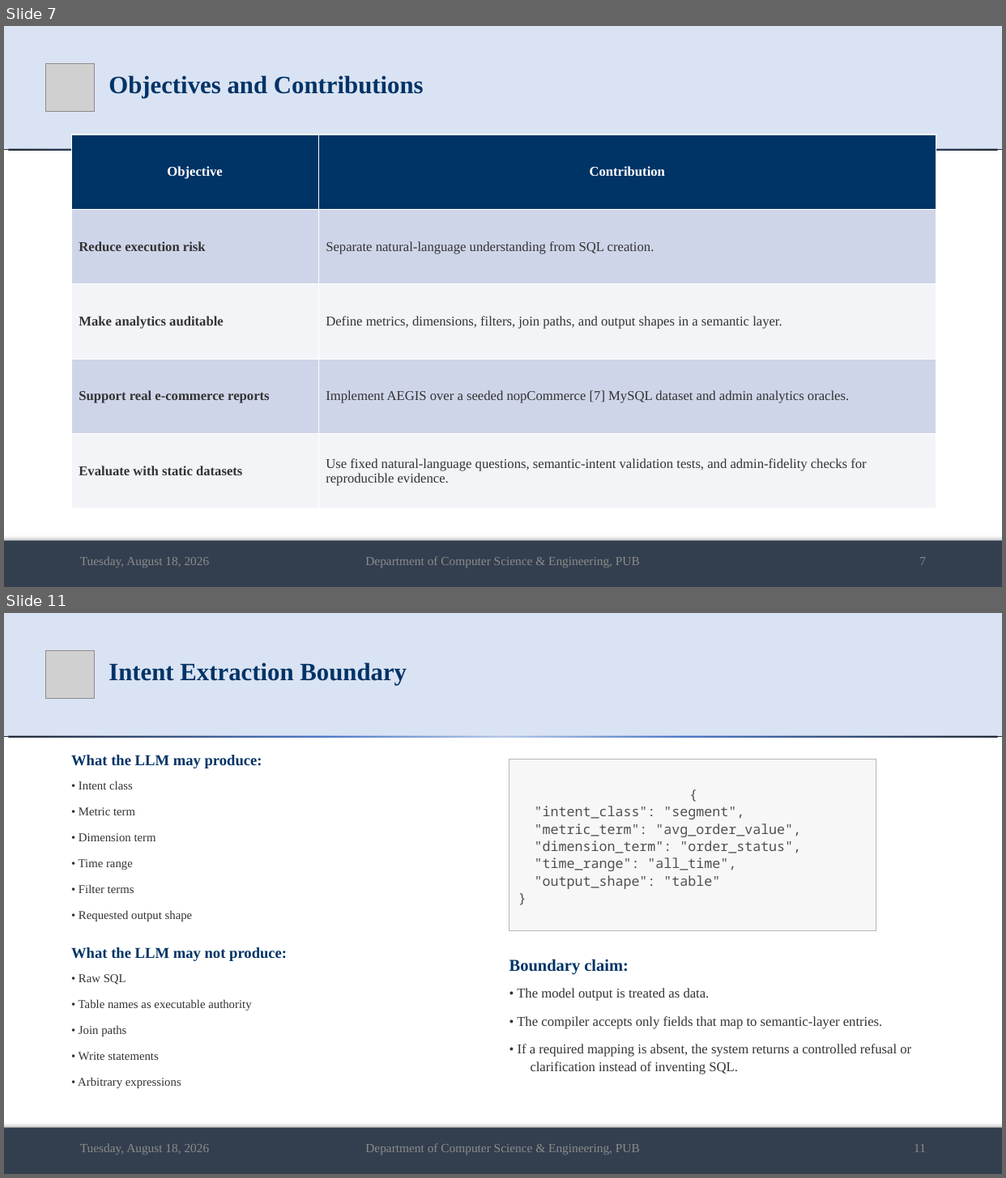
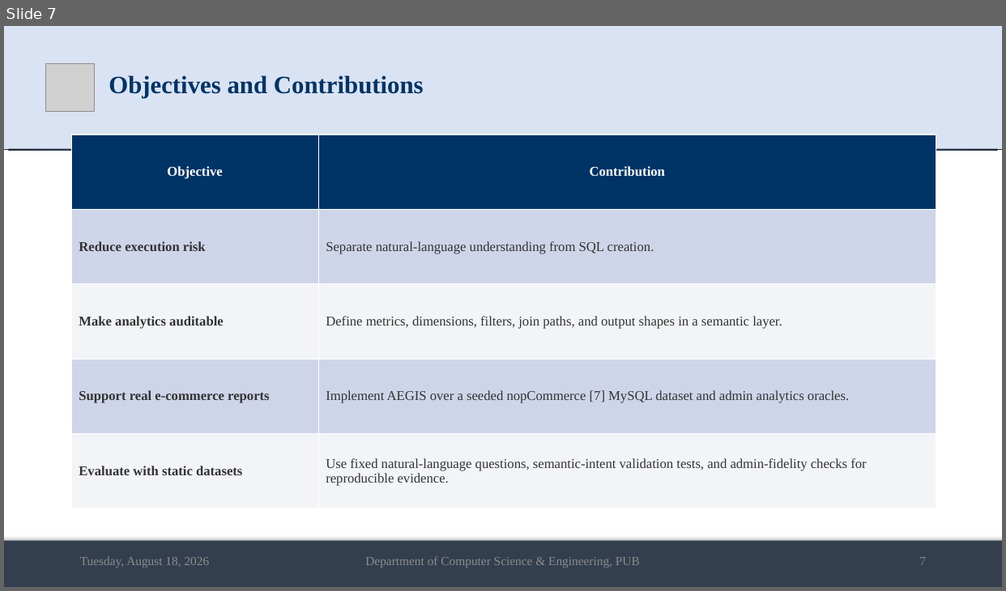
Before and after one commit to md-riaz/AEGIS-Research, a slide deck: docs/scripts/Md_Riaz_Final_Defense_0322310105101024.pptx. Shown one above the other, each under a label of ours: slides 7 and 11 before the commit, slide 7 after it; the slides between them are not shown. The pictures are 1006x1178 and 1006x591 pixels, drawn with LibreOffice and Linux fonts; fonts in the diff are those of the drawing; grey boxes stand for pictures. Boxes give left, top, right and bottom in pixels: in the first picture for what was removed or moved away, otherwise in the second. Text is boxed around its words. In the diff, an @@ line names an element or a change of style, - is before the commit and + after.

```diff
--- a/docs/scripts/Md_Riaz_Final_Defense_0322310105101024.pptx
+++ b/docs/scripts/Md_Riaz_Final_Defense_0322310105101024.pptx
@@ slide 11 removed at (x1=4, y1=613, x2=1002, y2=1174), background #FFFFFF @@
@@ rectangle removed at (x1=4, y1=613, x2=1002, y2=736) @@
@@ picture removed at (x1=46, y1=650, x2=95, y2=698) @@
@@ title removed at (x1=108, y1=662, x2=407, y2=685) @@
-Intent Extraction Boundary
@@ rectangle removed at (x1=4, y1=736, x2=1002, y2=737) @@
@@ text removed at (x1=71, y1=755, x2=287, y2=1088) @@
-What the LLM may produce:
-• Intent class
-• Metric term
-• Dimension term
-• Time range
-• Filter terms
-• Requested output shape
-What the LLM may not produce:
-• Raw SQL
-• Table names as executable authority
-• Join paths
-• Write statements
-• Arbitrary expressions
@@ rectangle removed at (x1=509, y1=759, x2=876, y2=931) @@
-{
-"intent_class": "segment",
-"metric_term": "avg_order_value",
-"dimension_term": "order_status",
-"time_range": "all_time",
-"output_shape": "table"
-}
@@ text removed at (x1=509, y1=959, x2=911, y2=1074) @@
-Boundary claim:
-• The model output is treated as data.
-• The compiler accepts only fields that map to semantic-layer entries.
-• If a required mapping is absent, the system returns a controlled refusal or clarification instead of inventing SQL.
@@ rectangle removed at (x1=4, y1=1128, x2=1002, y2=1174) @@
@@ text removed at (x1=80, y1=1144, x2=210, y2=1155) @@
-Tuesday, August 18, 2026
@@ text removed at (x1=365, y1=1144, x2=640, y2=1155) @@
-Department of Computer Science & Engineering, PUB
@@ text removed at (x1=914, y1=1144, x2=926, y2=1152) @@
-11
```
Also in this commit, not shown: 13 slides changed, 2 slides added, 1 other slide removed, 15 other files.
